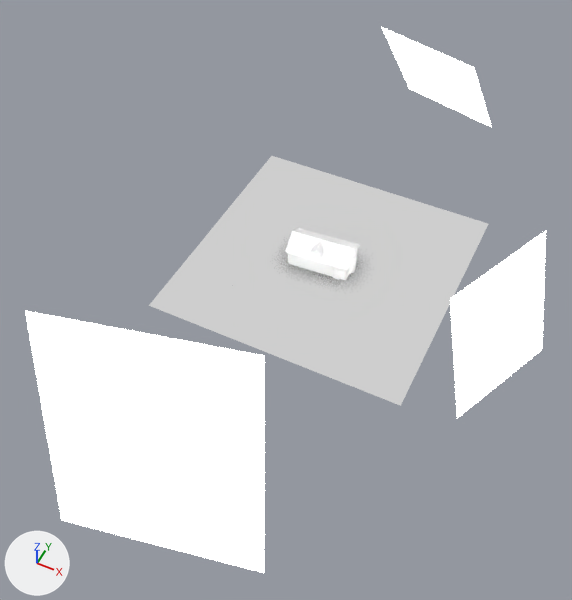
The Blender file EppoEditor/Resources/Meshes/src/cottage_blender.blend, before and after one commit.
Before and after are seen from a 50 mm lens placed at (105.0, -255.0, 280.0), pointed at (-5.0, -35.0, 5.0). Lighting does not change. The marker at lower left points along +X, +Y and +Z.

Names of what the first picture shows: 'Cube', 'ground', 'light_1', 'light_2', 'light_3'.
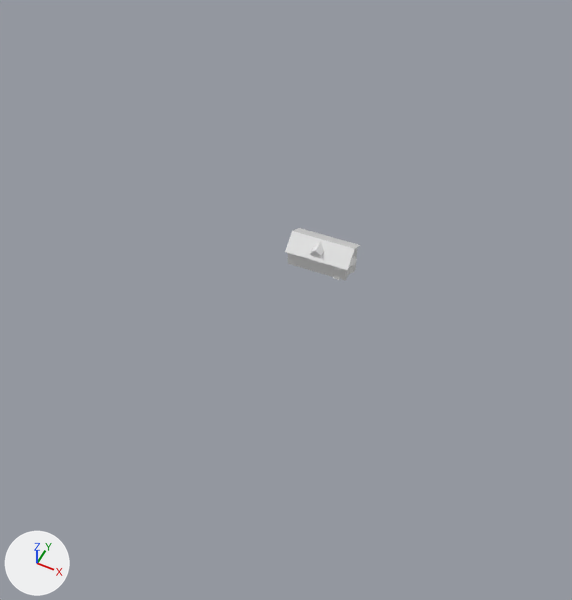
What differs and where, as boxes (x1, y1, x2, y2) in the pictures (572 x 600 px):
'light_3', deleted: before (25, 311, 265, 573)
'ground', deleted: before (149, 156, 488, 406)
'light_1', deleted: before (450, 230, 546, 419)
'light_2', deleted: before (381, 27, 492, 127)

What changed in the scene script:
```text
Remove ob_ground:
    ob_ground = bpy.data.objects.new('ground', me_plane_004)
    ob_ground.location = (0.0, 0.0, 0.1)
    ob_ground.scale = (63.2, 63.2, 63.2)
Remove ob_light_3:
    ob_light_3 = bpy.data.objects.new('light_3', me_plane_003)
    ob_light_3.location = (-9.2, -139.1, 24.6)
    ob_light_3.rotation_euler = (-3.399, 4.394, -1.155)  # degrees (-195, 252, -66)
    ob_light_3.scale = (50.8, 44.5, 44.5)
Remove ob_light_1:
    ob_light_1 = bpy.data.objects.new('light_1', me_plane_002)
    ob_light_1.location = (89.5, -16.7, 16.5)
    ob_light_1.rotation_euler = (-3.077, 1.822, -3.49)  # degrees (-176, 104, -200)
    ob_light_1.scale = (34.0, 29.8, 29.8)
Remove ob_light_2:
    ob_light_2 = bpy.data.objects.new('light_2', me_plane_001)
    ob_light_2.location = (5.1, 140.8, 24.6)
    ob_light_2.rotation_euler = (-3.139, 2.147, -1.838)  # degrees (-180, 123, -105)
    ob_light_2.scale = (34.7, 30.4, 30.4)
```
